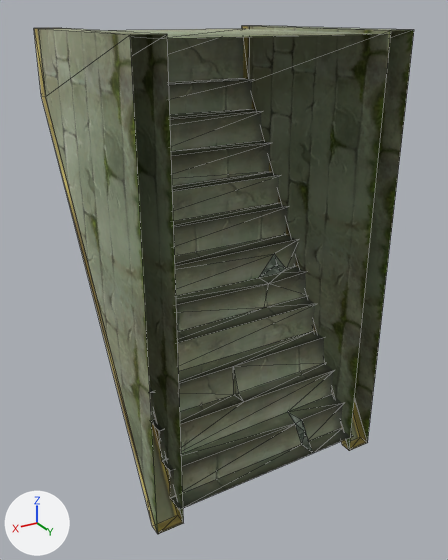
A saved change to the OBJ model sceneobjs/xila_yewai_45/building/xila_yewai_45_taijie_03.obj.
Both versions are drawn from a camera (50 mm lens) standing at (170.0, 228.0, 128.0) and looking at (-1.0, -56.0, -14.0). The lights are fixed; the arrows at lower left show +X, +Y and +Z. Mesh edges are drawn as thin lines. Where no turn or scale is listed for an object, it has been applied to the vertices. Vertices at the same position are counted once.

The first picture shows 'xila_yewai_45_taijie_03'.
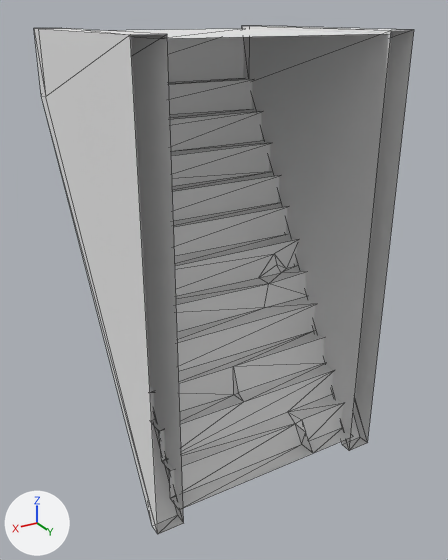
Changed parts and their boxes [x1, y1, x2, y2] in the pictures (448 x 560 px):
part 1 of me_xila_yewai_45_taijie_03, recoloured: [150, 37, 353, 510] in both
part 2 of me_xila_yewai_45_taijie_03, recoloured (green to grey): [34, 26, 414, 534] in both
part 3 of me_xila_yewai_45_taijie_03, recoloured: [259, 254, 313, 453] in both

Patch to the scene script:
```diff
--- a/sceneobjs/xila_yewai_45/building/xila_yewai_45_taijie_03.obj.py
+++ b/sceneobjs/xila_yewai_45/building/xila_yewai_45_taijie_03.obj.py
@@ mat_material_2_1 @@
+mat_material_2_1 = principled_material('material_2')
+mat_material_2_1.base_color = (0.8, 0.8, 0.8)  # white #e7e7e7
+mat_material_2_1.roughness = 1.0
@@ mat_material_4_1 @@
+mat_material_4_1 = principled_material('material_4')
+mat_material_4_1.base_color = (0.8, 0.8, 0.8)  # white #e7e7e7
+mat_material_4_1.roughness = 1.0
@@ mat_material_3_1 @@
+mat_material_3_1 = principled_material('material_3')
+mat_material_3_1.base_color = (0.8, 0.8, 0.8)  # white #e7e7e7
+mat_material_3_1.roughness = 1.0
@@ me_xila_yewai_45_taijie_03 @@
 me_xila_yewai_45_taijie_03.from_pydata(...)  # 109 vertices, 151 faces; spans x -73.0..73.0, y -129.0..1.0, z -121.0..121.0
 # used by ob_xila_yewai_45_taijie_03; location = (0.0, 0.0, 0.0)
+# me_xila_yewai_45_taijie_03 part 1: all 83 faces that had it switch from mat_material_2 (picture img_xila_yewai_45_taijie_03_1_png) to mat_material_2_1 (white #e7e7e7)
+# me_xila_yewai_45_taijie_03 part 2: all 46 faces that had it switch from mat_material_3 (picture img_xila_yewai_45_taijie_03_2_png) to mat_material_3_1 (white #e7e7e7)
+# me_xila_yewai_45_taijie_03 part 3: all 22 faces that had it switch from mat_material_4 (picture img_xila_yewai_45_taijie_02_3_png) to mat_material_4_1 (white #e7e7e7)
```
